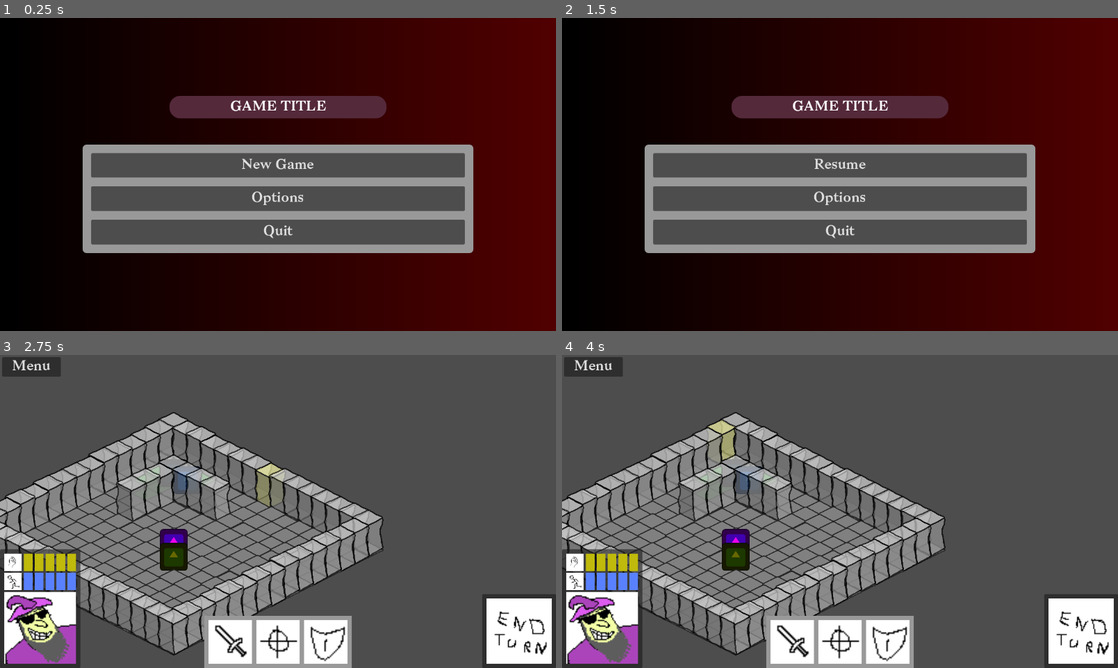
Above: before the commit, frames 1-4 (two rows, left to right).
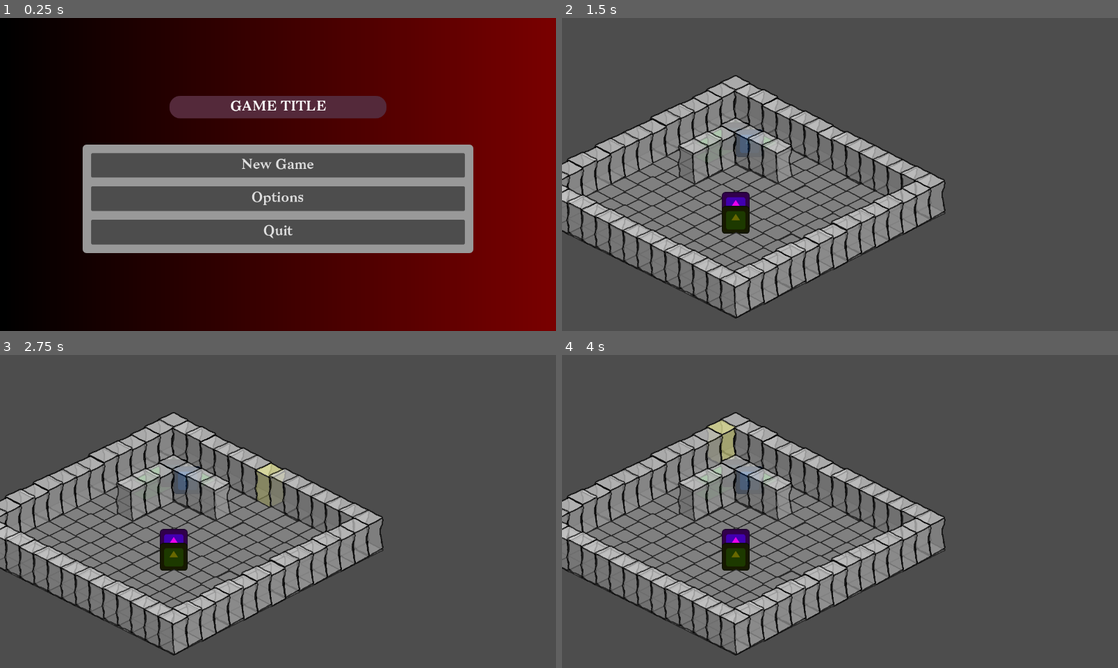
Above: after the commit, the same moments.

Repository: CiaranWoodward/LD57
Game: Godot game, scene res://scenes/main.tscn
Two runs of this game, one before a commit and one after it. Both use one fixed random seed, a clock stepped at 60 frames per second and the inputs below. The engine's default icon, where the game draws it, is replaced by a stand-in: a white triangle on a blue panel in a dark square. Sound files missing from this copy of the repository are replaced by a short silence.
Inputs (mouse positions are in pixels of both pictures, inside the frame that each line leads up to):
- Up to frame 1 (0.25 s): no input
- Up to frame 2 (1.5 s): click "New Game" at 0.5 s; click (595, 30) at 1.25 s, where only the run before the commit has a clickable "Menu"
- Up to frame 3 (2.75 s): click (278, 502) at 2 s, where only the run before the commit has a clickable "Resume"
- Up to frame 4 (4 s): tap Enter at 2.75 s; move the mouse to (734, 452) at 2.77 s; click (734, 452) at 2.92 s; tap Space at 3.5 s; move the mouse to (723, 458) at 3.52 s; click (723, 458) at 3.67 s

The runs differ from the first frame. In frame 1, 31% of the frame differs, in the area x 59-100%, y 0-100%; in frame 2, 93%, in the area x 0-100%, y 0-100%; in frame 3, 13%; in frame 4, 13%.

Commit message:
Tidied UI, added esc key, music volume levels

Diff:
--- a/UI/menu_options.tscn
+++ b/UI/menu_options.tscn
@@ -30,7 +30,7 @@
 
 [node name="MusicVolHSlider" type="HSlider" parent="OptionsMargin/OptionsVBox/MusicVolVBox"]
 layout_mode = 2
-value = 100.0
+value = 80.0
 
 [node name="Button" type="Button" parent="OptionsMargin/OptionsVBox"]
 layout_mode = 2
--- a/main.gd
+++ b/main.gd
@@ -1,6 +1,9 @@
 extends Control
 
-@export var debug : bool = true
+@export var debug_en : bool = true
+var debug_mode : bool = false
+
+var paused : bool = true
 
 #All game levels:
 var levels : Array[PackedScene] = [
@@ -26,6 +29,7 @@
 # Called when the node enters the scene tree for the first time.
 func _ready() -> void:
 	music_player = $Music
+	music_player.volume_linear = 0.08
 	music_track(0)
 	music_player.finished.connect(music_loop)
 
@@ -44,19 +48,36 @@
 #Visibility of main menu:
 func show_menu(enable : bool) -> void:
 	$MenuMain.visible = enable
-	$BG.visible = enable
-	$HUD.visible = !enable
 
 
 #Visibility of options menu:
 func show_options(enable : bool) -> void:
-	$MenuMain.visible = !enable
 	$MenuOptions.visible = enable
+
+
+#Visibility of ingame HUD:
+func show_hud(enable : bool) -> void :
+	pass#$HUD.visible = enable
+
+func show_bg(enable : bool) -> void :
+	$BG.visible = enable
+
+
+func set_paused(en) -> void:
+	paused = en
+	show_bg(en)
+	show_hud(!en)
+	show_menu(en)
+	if (en) :
+		get_tree().root.remove_child(current_level)
+	else :
+		get_tree().root.add_child(current_level)
+		show_options(en)
+
 
 #Resume level:
 func _on_menu_main_resume_pressed() -> void:
-	show_menu(false)
-	get_tree().root.add_child(current_level)
+	set_paused(0)
 
 
 func _on_menu_main_new_game_pressed() -> void:
@@ -66,35 +87,46 @@
 	$MenuMain/MainMargin/MainVBox/MainPanelMargin/MainButtonMargin/MainButtonVBox/NewGame.visible = !game_started
 	$MenuMain/MainMargin/MainVBox/MainPanelMargin/MainButtonMargin/MainButtonVBox/Resume.visible = game_started
 
+	set_paused(0)
+
 	#Hide menu, enable HUD and show first level:
-	show_menu(false)
 	current_level = levels[0].instantiate()
-	get_tree().root.add_child(current_level)
+	set_paused(0)
 
 	#Start music for first level:
 	music_track(1)
 
 
 func _on_menu_main_options_pressed() -> void:
+	show_menu(false)
 	show_options(true)
 
 
 func _on_menu_options_back_pressed() -> void:
+	show_menu(true)
 	show_options(false)
-	show_menu(true)
 
 
 func _process(delta: float) -> void:
 
-	#Toggle debug menu
-	if  (debug == true) and (Input.is_action_just_pressed("debug")) :
-		$MenuDebug.visible = !$MenuDebug.visible
+	#Pause menu:
+	if  (game_started == true) && (Input.is_action_just_pressed("menu")) :
+		set_paused(not paused)
+
+	#Toggle debug menu:
+	if  (debug_en == true) and (Input.is_action_just_pressed("debug")) :
+		if (debug_mode) :
+			debug_mode = false
+			$MenuDebug.visible = 0
+		else :
+			debug_mode = true
+			$MenuDebug.visible = 1
 
 
 func _on_hud_pause_menu() -> void:
-	show_menu(true)
-	get_tree().root.remove_child(current_level)
+	set_paused(1)
 
 
 func _on_menu_options_vol_changed(volume: Variant) -> void:
-	music_player.volume_linear = volume/100
+	print(volume/100/10)
+	music_player.volume_linear = volume/1000
--- a/project.godot
+++ b/project.godot
@@ -48,6 +48,11 @@
 "events": [Object(InputEventKey,"resource_local_to_scene":false,"resource_name":"","device":-1,"window_id":0,"alt_press …(192 unchanged characters)…
 ]
 }
+menu={
+"deadzone": 0.2,
+"events": [Object(InputEventKey,"resource_local_to_scene":false,"resource_name":"","device":-1,"window_id":0,"alt_pressed":false,"shift_pressed":false,"ctrl_pressed":false,"meta_pressed":false,"pressed":false,"keycode":0,"physical_keycode":4194305,"key_label":0,"unicode":0,"location":0,"echo":false,"script":null)
+]
+}
 
 [rendering]
 
--- a/scenes/main.tscn
+++ b/scenes/main.tscn
@@ -19,26 +19,33 @@
 anchor_bottom = 1.0
 grow_horizontal = 2
 grow_vertical = 2
+mouse_filter = 1
 script = ExtResource("1_jyhfs")
 
 [node name="BG" type="TextureRect" parent="."]
-layout_mode = 0
-offset_right = 1920.0
-offset_bottom = 1080.0
+layout_mode = 1
+anchors_preset = 15
+anchor_right = 1.0
+anchor_bottom = 1.0
+grow_horizontal = 2
+grow_vertical = 2
 texture = SubResource("GradientTexture1D_tefeu")
 
 [node name="MenuMain" parent="." instance=ExtResource("3_tefeu")]
 
 [node name="MenuOptions" parent="." instance=ExtResource("4_tbgi4")]
+auto_translate_mode = 2
 visible = false
 
 [node name="HUD" parent="." instance=ExtResource("4_o6xl0")]
 visible = false
 
 [node name="MenuDebug" parent="." instance=ExtResource("6_tefeu")]
+process_mode = 4
 visible = false
 
 [node name="Music" type="AudioStreamPlayer" parent="."]
+volume_db = 0.627
 
 [connection signal="new_game_pressed" from="MenuMain" to="." method="_on_menu_main_new_game_pressed"]
 [connection signal="options_pressed" from="MenuMain" to="." method="_on_menu_main_options_pressed"]
Not shown: 1 places in Level/Game.tscn that only renumber resources
Not shown: 1 places in Level/map.tscn that only renumber resources
